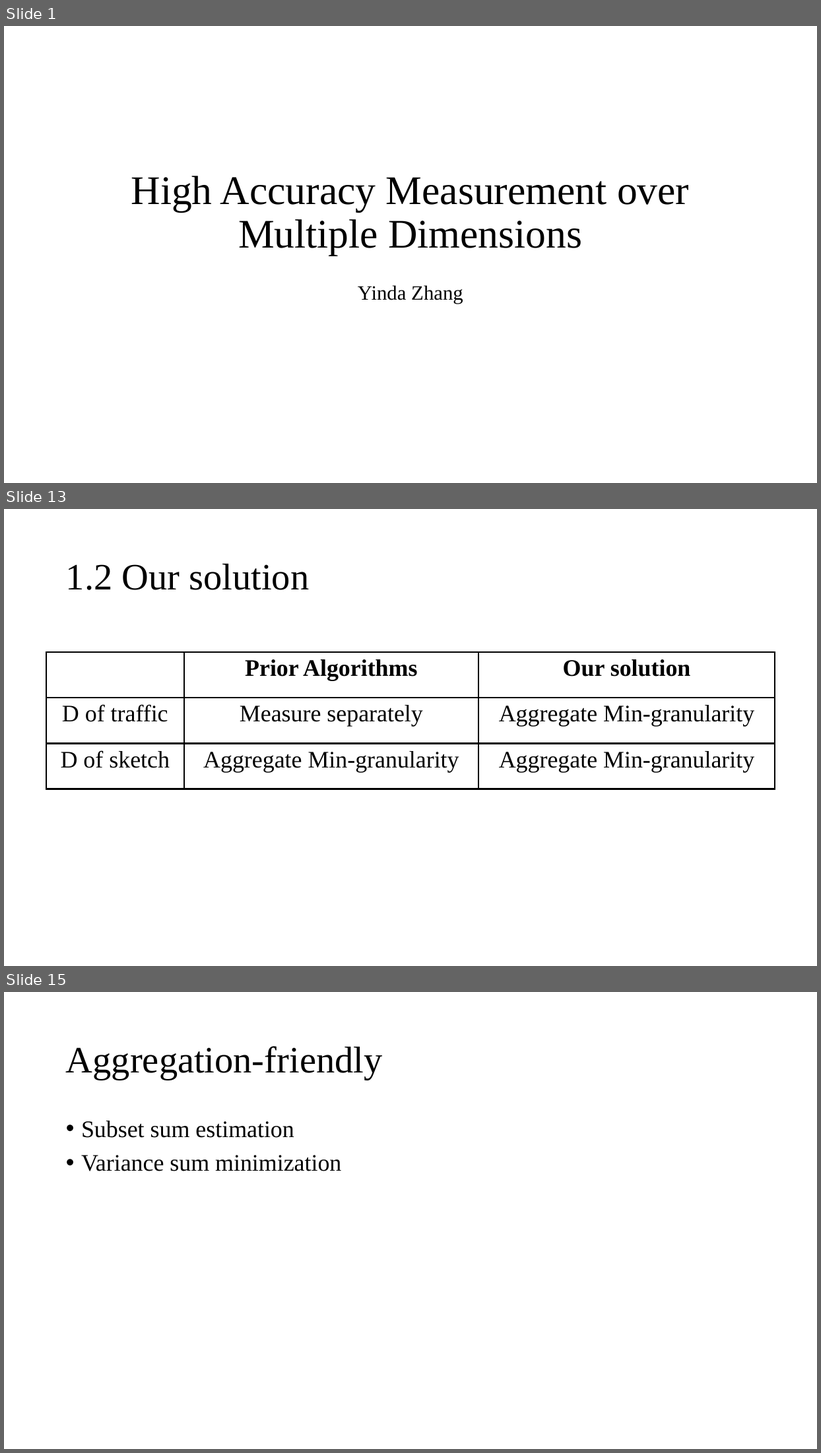
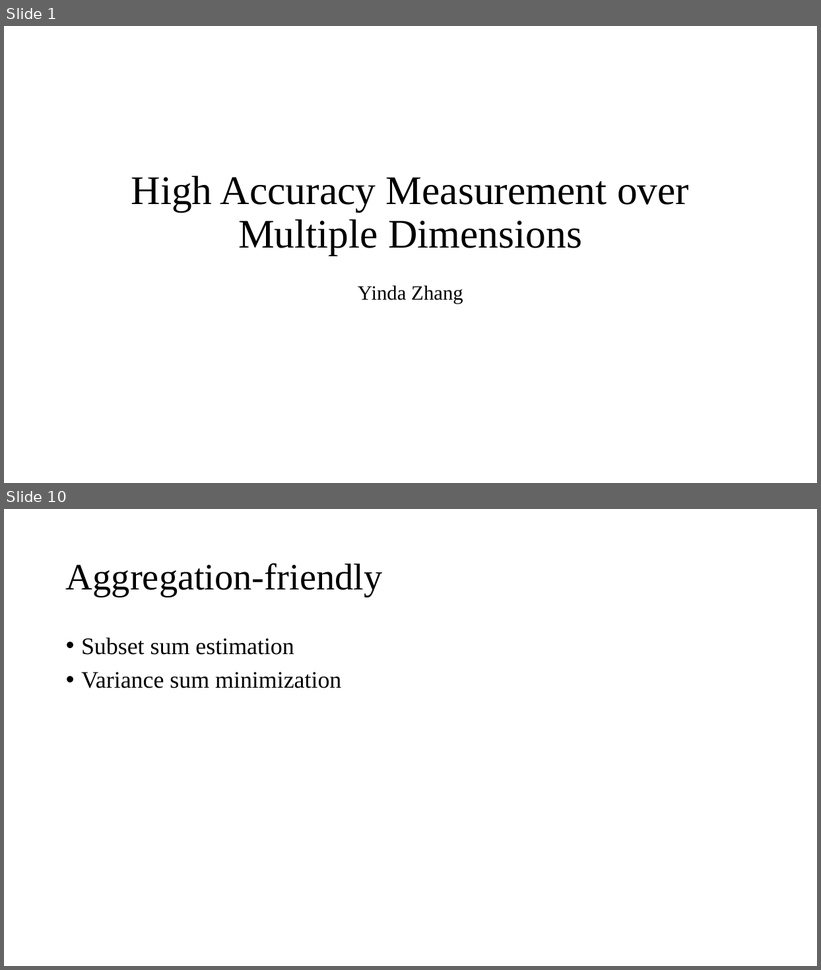
Before and after one commit to Lipox/Dimension, a slide deck: dimensions.pptx. Shown one above the other, each under a label of ours: slides 1, 13 and 15 before the commit, slides 1 and 10 after it; the slides between them are not shown. The pictures are 821x1453 and 821x970 pixels, drawn with LibreOffice and Linux fonts; fonts in the diff are those of the drawing. Boxes give left, top, right and bottom in pixels: in the first picture for what was removed or moved away, otherwise in the second. Text is boxed around its words. In the diff, an @@ line names an element or a change of style, - is before the commit and + after.

```diff
--- a/dimensions.pptx
+++ b/dimensions.pptx
@@ slide 13 removed at [4, 509, 817, 966], background #FFFFFF @@
@@ title removed at [66, 563, 310, 590] @@
-1.2 Our solution
@@ table removed at [46, 652, 775, 789], 3 rows, 3 columns @@
- | Prior Algorithms | Our solution
-D of traffic | Measure separately | Aggregate Min-granularity
-D of sketch | Aggregate Min-granularity | Aggregate Min-granularity
@@ what was slide 15 is now slide 10 @@
```
Also in this commit, not shown: 7 slides changed, 2 slides added, 7 other slides removed.
